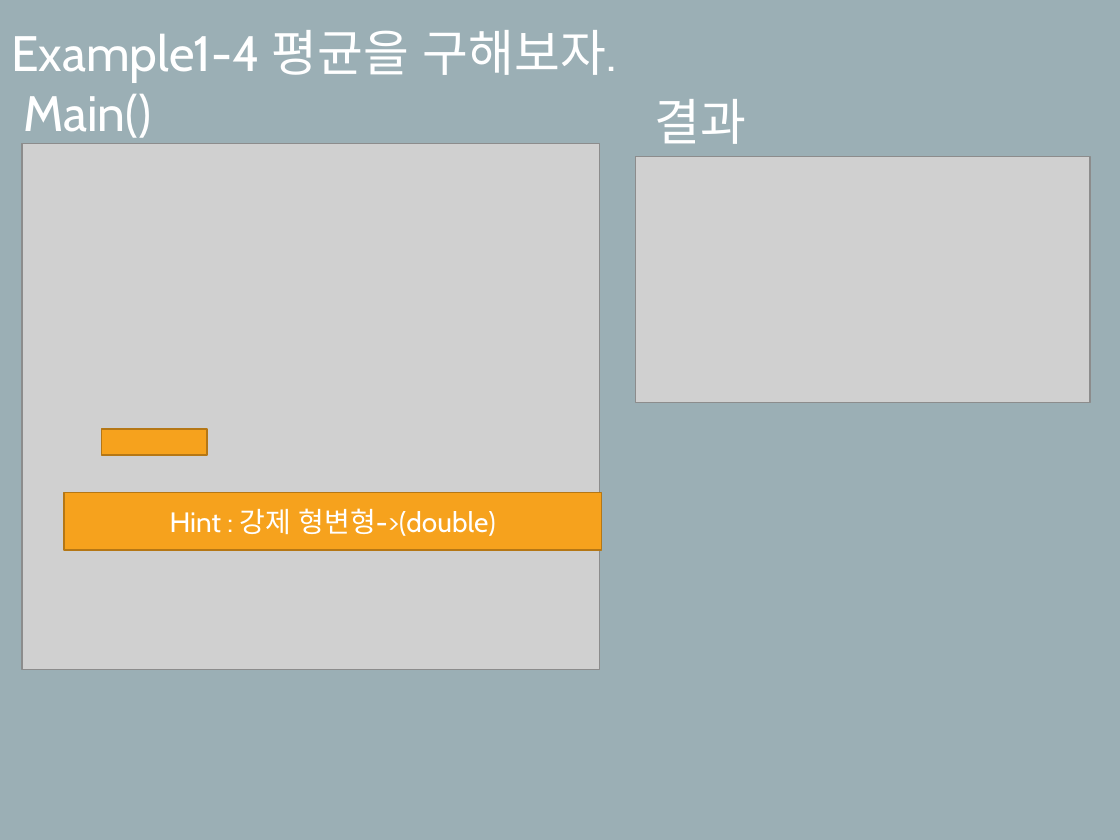
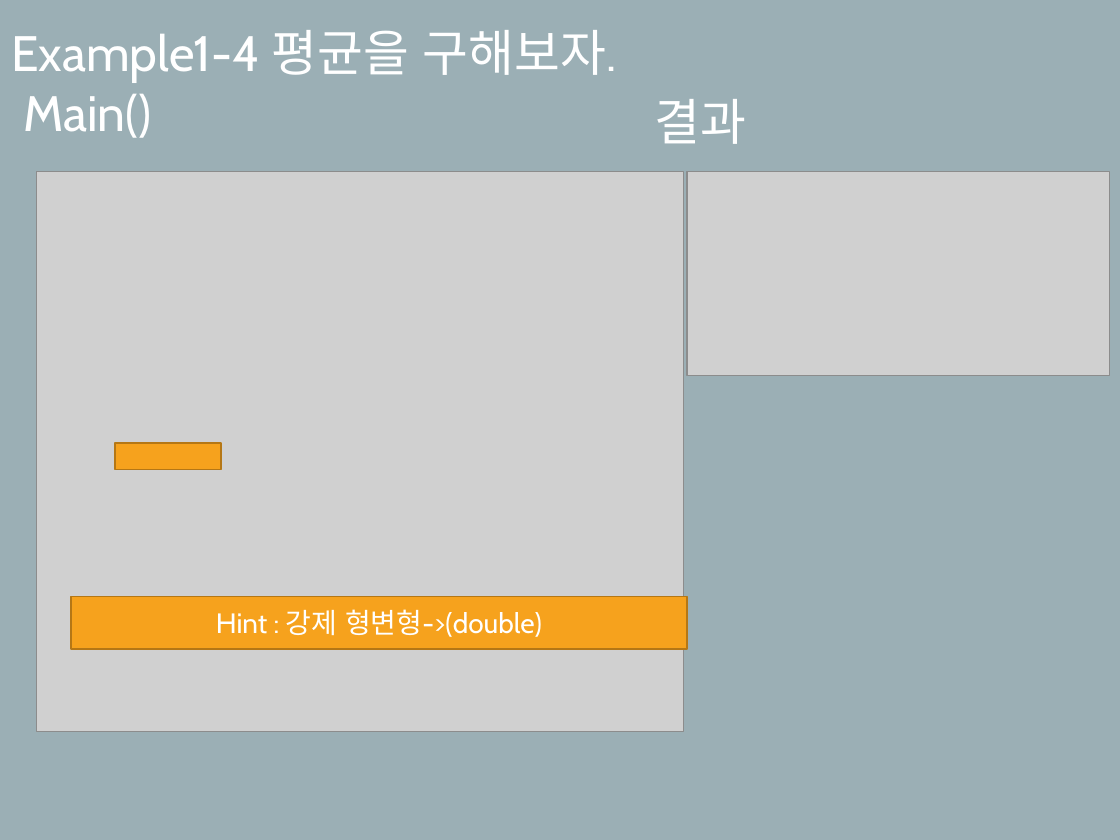
Before and after one commit to SekyuShin/Mentoring, a slide deck: slide 10 of 2019_Mentoring/5_weeks/멘토링_5주차.pptx. Drawn at 1120x840 pixels with LibreOffice and Linux fonts; fonts in the diff are those of the drawing; grey boxes stand for pictures. Boxes give left, top, right and bottom in pixels: in the first picture for what was removed or moved away, otherwise in the second. Text is boxed around its words. In the diff, an @@ line names an element or a change of style, - is before the commit and + after.

```diff
--- a/2019_Mentoring/5_weeks/멘토링_5주차.pptx
+++ b/2019_Mentoring/5_weeks/멘토링_5주차.pptx
@@ picture: place and size @@
-picture at (22, 143, 600, 670)
+picture at (37, 171, 684, 731)
@@ picture: place and size @@
-picture at (635, 157, 1090, 403)
+picture at (687, 171, 1109, 376)
@@ rectangle: place and size @@
-rectangle at (102, 429, 207, 456)
+rectangle at (115, 444, 221, 470)
@@ rectangle "Hint : 강제 형변형->(double)": place and size @@
-rectangle "Hint : 강제 형변형->(double)" at (64, 493, 601, 550)
+rectangle "Hint : 강제 형변형->(double)" at (71, 596, 687, 648)
```
Also in this commit, not shown: 1 other slide changed, 2 other files.
